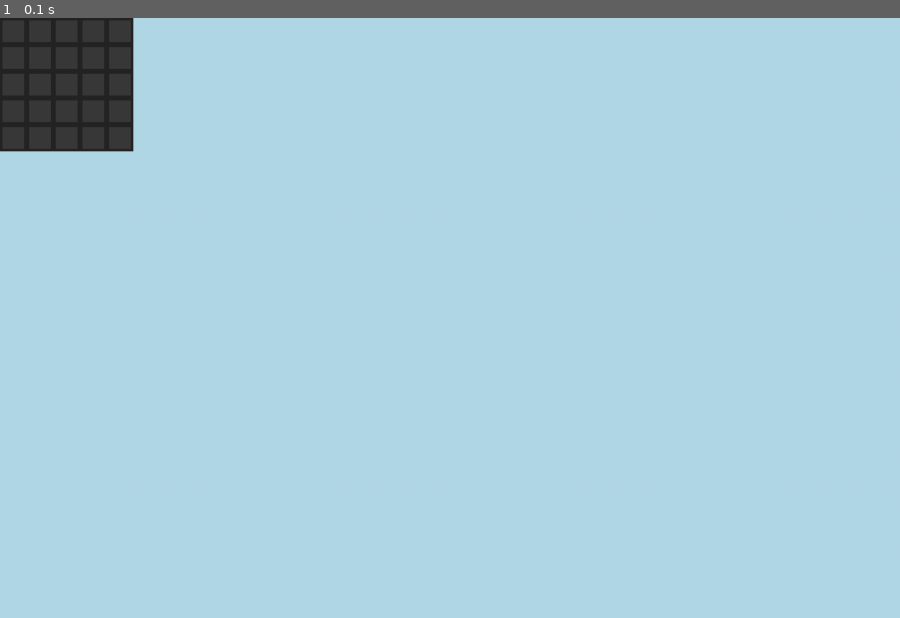
Above: before the commit, frame 1.
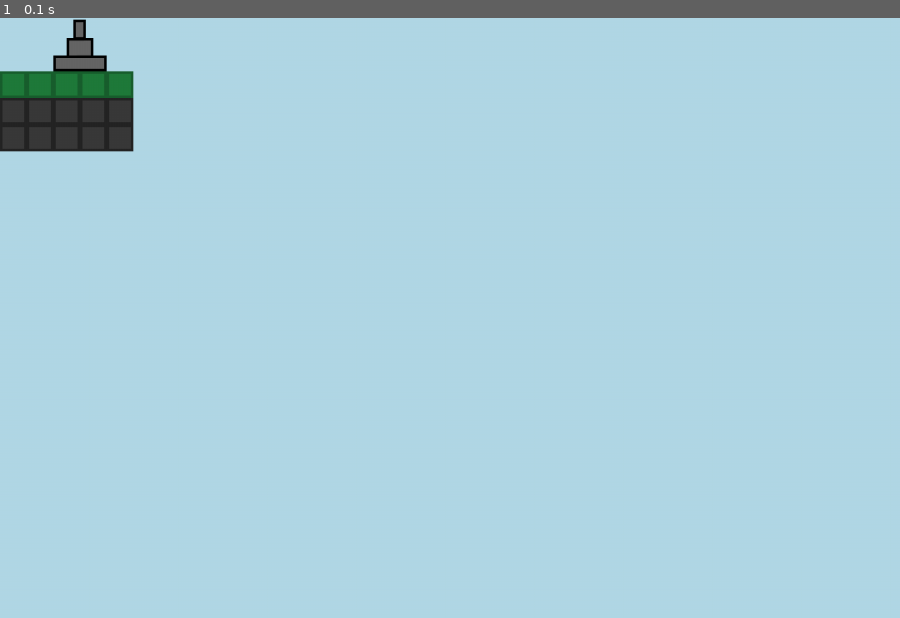
Above: after the commit, the same moment.

Repository: JIMBLYB/Tinkering_Graphics_Teams
Game: pygame game, started from Contract #2/LevelGenerator.py
Same seed, same stepped clock (60 frames per second), same inputs: the game is played once before the commit and once after it.
Inputs:
- Up to frame 1 (0.1 s): no input

The runs differ from the first frame. In frame 1, 2.0% of the frame differs, in the area x 0-15%, y 0-14%.

Commit message:
Testing repeating modules and responding to feedback.

Diff:
--- a/Contract #2/LevelGenerator.py
+++ b/Contract #2/LevelGenerator.py
@@ -1,9 +1,6 @@
 import pygame
 import LevelMaps as LM
-#
-# You want the level generated randomly so you need to import the 'random module'
-# Then create a new variable to hold which tilemap you're going to show
-#
+
 cell_width = 5
 cell_height = 5
 cell_size = 32
@@ -21,11 +18,7 @@
 
     for row in range(cell_height):
         for column in range(cell_width):
-            #
-            # Using the random module, give the new variable one of the tilemaps, then instead of
-            # 'LM.tilemap_solid you should be able to put that variable
-            #
-            map_display.blit(LM.textures[LM.tilemap_solid[row][column]], (column*cell_size, row*cell_size))
+            map_display.blit(LM.textures[LM.tilemap_shrine[row][column]], (column * cell_size, row * cell_size))
     pygame.display.update()
 
 pygame.quit()
